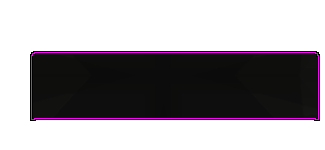
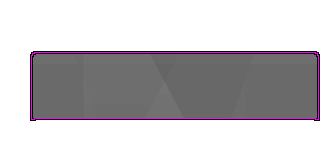
Layer changes from the first 325px x 150px image to the second:
removed group "THIS copy" (5 layers) over [33, 54, 317, 118]
removed layer "Layer #2" from group "THIS copy" over [33, 54, 317, 118]
removed layer "Layer #3" from group "THIS copy" over [33, 54, 317, 118]
removed layer "graphite_pattern_K.png #1" from group "THIS copy" over [33, 54, 317, 118]
removed layer "graphite_pattern.png #1" (was 67%) from group "THIS copy" over [33, 54, 317, 118]
removed layer "GRAPHITEZ #1" (was 67%) from group "THIS copy" over [33, 54, 317, 118]
renamed "graphite_pattern_K.png" to "graphite_pattern.png copy", opacity 100% → 75%, painted on it over [33, 54, 317, 118]
removed layer "graphite_pattern.png" (was 67%) from group "THIS" over [33, 54, 317, 118]
hid "GRAPHITEZ", opacity 67% → 25% over [33, 54, 317, 118]